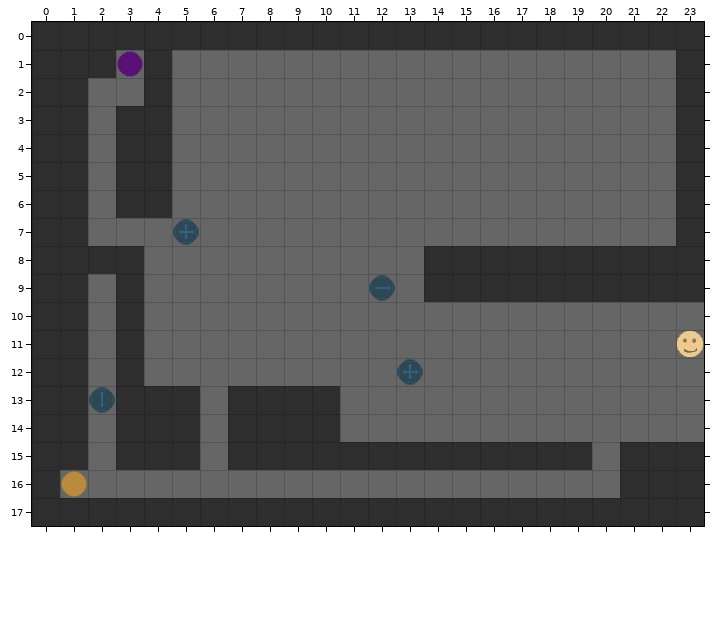
One commit to this Tiled map: android/assets/maps/mapE.tmx. Above is the file before it was changed.
Cells are 64x64 px. Shown: x 0..23, y 0..17.
Now the later version:
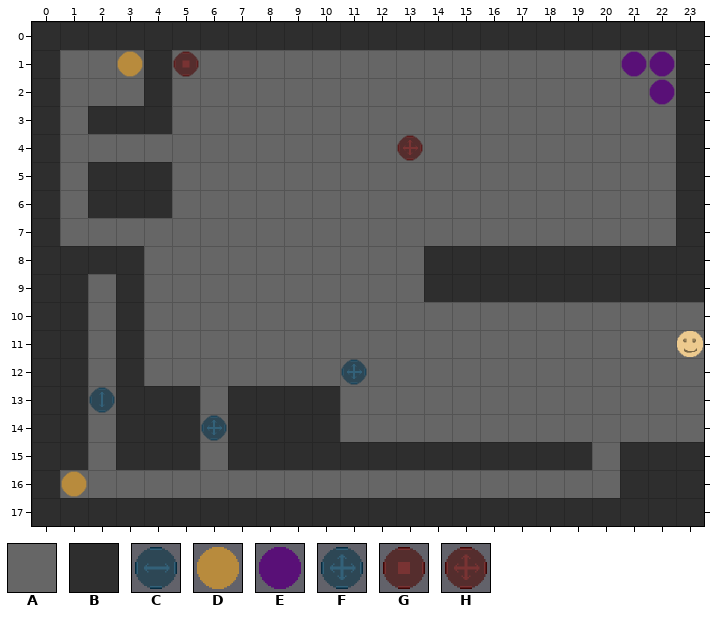
Key: from "tilset": A 0, B 1, C 3, D 4, E 5, F 7, G 10, H 15.
_ is an empty cell, . an unchanged one.
What changed:
--- layer "bg"
@@ x 1..4 @@
- 1 BB..
- 2 B...
- 3 BA..
- 4 B.BB
- 5 BA..
- 6 BA..
- 7 B...
+ 1 AA..
+ 2 A...
+ 3 AB..
+ 4 A.AA
+ 5 AB..
+ 6 AB..
+ 7 A...
--- layer "fg"
@@ x 3..22 @@
- 1 E._...............__
- 2 ..................._
+ 1 D.G...............EE
+ 2 ...................E
@@ x 13..13 @@
- 4 _
+ 4 H
@@ x 5..5 @@
- 7 F
+ 7 _
@@ x 12..12 @@
- 9 C
+ 9 A
@@ x 11..13 @@
-12 _.F
+12 F._
@@ x 6..6 @@
-14 _
+14 F
